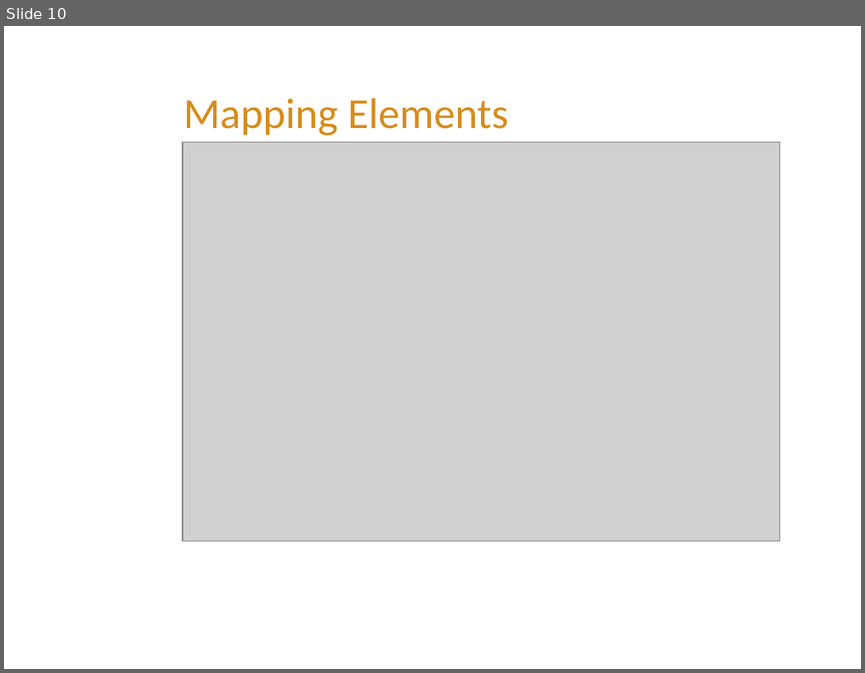
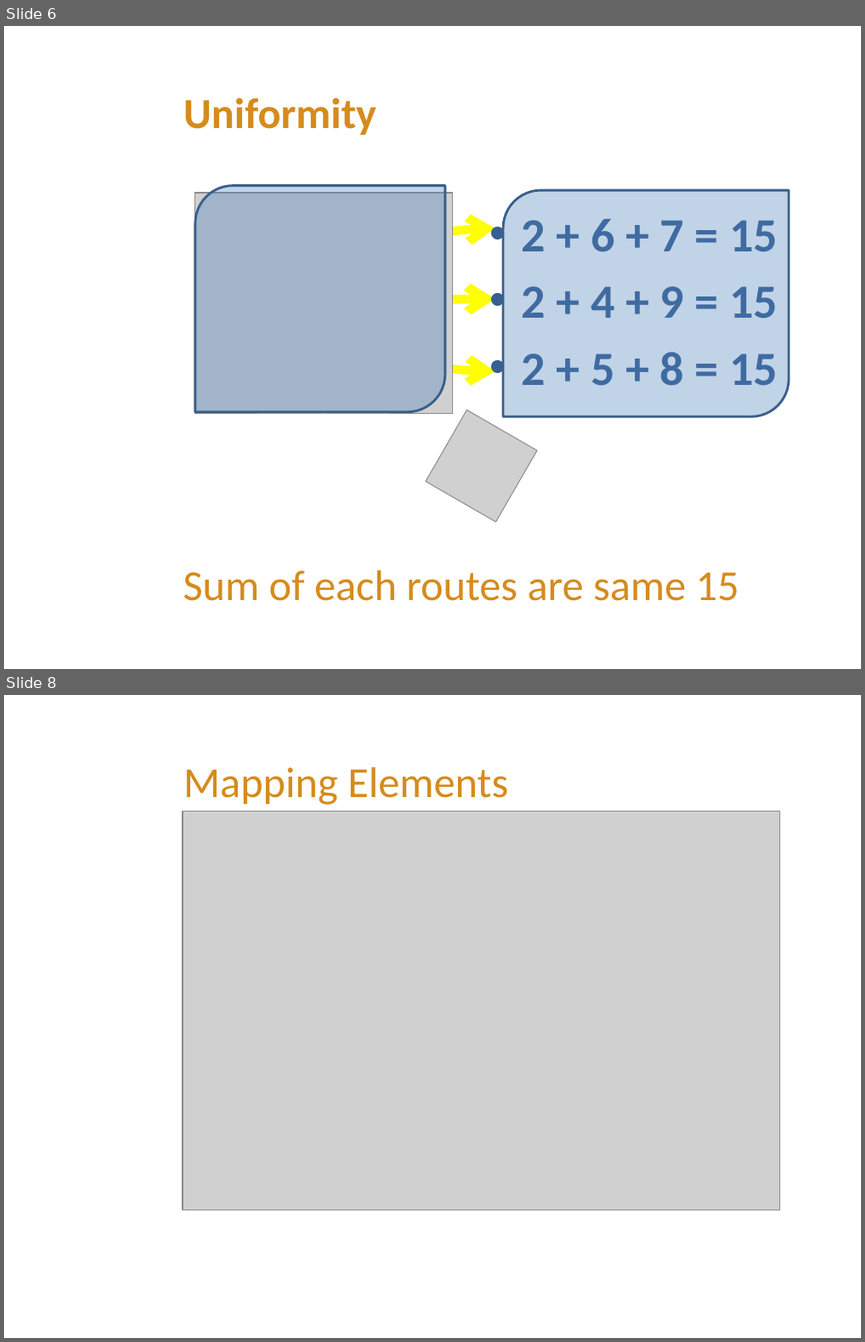
Before and after one commit to FeedMapping/Schema, a slide deck: slide/ppt/Mapping-Out.pptx. Shown one above the other, each under a label of ours: slide 10 before the commit, slides 6 and 8 after it; the slides between them are not shown. The pictures are 865x673 and 865x1342 pixels, drawn with LibreOffice and Linux fonts; fonts in the diff are those of the drawing; grey boxes stand for pictures; background and template pictures are left out. Boxes give left, top, right and bottom in pixels: in the first picture for what was removed or moved away, otherwise in the second. Text is boxed around its words. In the diff, an @@ line names an element or a change of style, - is before the commit and + after.

```diff
--- a/slide/ppt/Mapping-Out.pptx
+++ b/slide/ppt/Mapping-Out.pptx
@@ slide 6 added at box(4, 26, 861, 669), background picture (left out) @@
@@ title added at box(183, 97, 376, 135), 36 pt, text #D68B1C, bold @@
+Uniformity
@@ picture added at box(195, 193, 452, 414) @@
@@ round diag rect added at box(195, 185, 445, 412), fill #4F81BD at 35% opacity, outline #3A5F8C 2 pt @@
@@ round diag rect added at box(503, 191, 788, 417), fill #4F81BD at 35% opacity, outline #3A5F8C 2 pt @@
@@ curved arrow added from (202, 218) to (495, 371), #FFFF00 7.25 pt @@
@@ curved arrow added from (202, 408) to (495, 228), #FFFF00 7.25 pt @@
@@ text added at box(522, 219, 778, 386), 40 pt, text #376092, bold @@
+• 2 + 6 + 7 = 15
+• 2 + 4 + 9 = 15
+• 2 + 5 + 8 = 15
@@ arrow added from (195, 303) to (495, 299), #FFFF00 7.5 pt @@
@@ picture added at box(426, 409, 538, 522) @@
@@ text added at box(183, 570, 739, 601), 36 pt, text #D68B1C @@
+Sum of each routes are same 15
@@ what was slide 10 is now slide 8 @@
```
Also in this commit, not shown: 5 slides changed, 3 other slides added, 1 slide removed.
